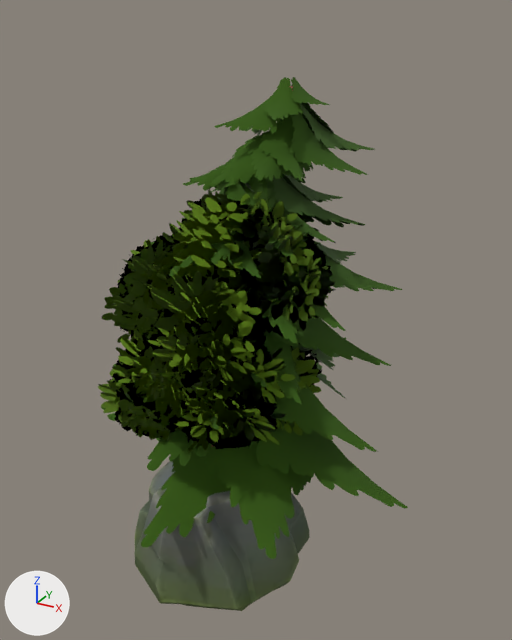
A saved change to the glTF model public/models/nature.glb.
The view is the same before and after, from a camera (50 mm lens) standing at (5.57, -9.08, 9.39) and looking at (0.28, 0.55, 4.58). Every picture has the same lights, and +X, +Y and +Z are marked at lower left. The older version comes first. Where no turn or scale is listed for an object, it has been applied to the vertices.

The scene before the commit, as lines of its bpy script (objects in view):
```python
me_cube_005_retopology_001 = bpy.data.meshes.new('Cube.005_Retopology.001')
me_cube_005_retopology_001.from_pydata(...)  # 173 vertices, 342 faces; spans x -1.61..1.61, y -1.49..1.49, z -1.13..1.13
me_cube_005_retopology_001.materials.append(mat_rocks)  # picture img_rocks_diffuse
me_tree_023 = bpy.data.meshes.new('tree.023')
me_tree_023.from_pydata(...)  # 6132 vertices, 6265 faces; spans x -2.16..2.16, y -2.29..2.29, z -3.63..3.63
# faces by material slot: [4345, 1920]
me_tree_023.materials.append(mat_bark_normaltree)
me_tree_023.materials.append(mat_leaves_normaltree)
me_tree_030 = bpy.data.meshes.new('tree.030')
me_tree_030.from_pydata(...)  # 2769 vertices, 4964 faces; spans x -1.81..1.81, y -2.0..2.0, z -3.7..3.7
# faces by material slot: [4502, 462]
me_tree_030.materials.append(mat_bark_normaltree)
me_tree_030.materials.append(mat_leaves_pine)
ob_commontree_1_001 = bpy.data.objects.new('CommonTree_1.001', me_tree_023)
ob_commontree_1_001.location = (-0.04, -0.06, 3.39)
ob_pine_3_001 = bpy.data.objects.new('Pine_3.001', me_tree_030)
ob_pine_3_001.location = (-0.31, 0.29, 3.46)
ob_rock_medium_1_001 = bpy.data.objects.new('Rock_Medium_1.001', me_cube_005_retopology_001)
ob_rock_medium_1_001.location = (-0.11, -0.34, 0.86)
# also in view: 'Rock_Medium_2.001' at (-0.19, -0.08, 0.9); 'Pine_5.001' at (0.22, 0.67, 4.13)
```
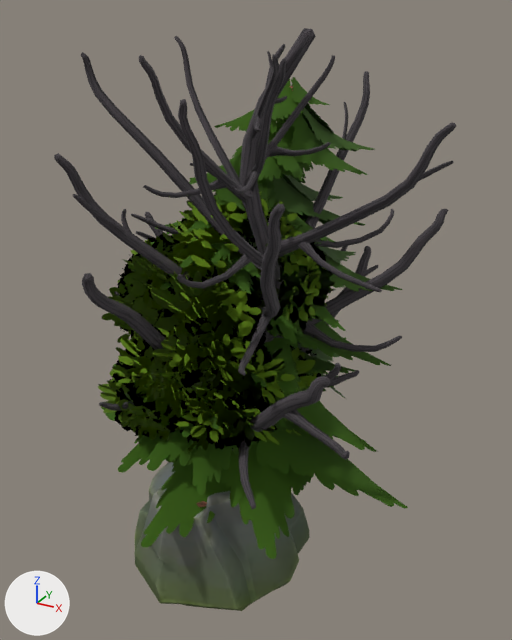
What differs and where, as boxes (x1, y1, x2, y2) in the pictures (512 x 640 px):
'DeadTree_1.001', added
    after: (54, 28, 456, 509)
'Pine_1.001', added (mostly hidden)
    after: (105, 188, 367, 507)
    faces in mat_leaves_pine: (105, 188, 367, 495)

The edits, one by one:
Picture 'Bark_DeadTree' (img_bark_deadtree) is new.
Material 'Bark_DeadTree' (mat_bark_deadtree) is new.
Uses the picture img_bark_deadtree.
Mesh me_tree_028 is new.
It has 2350 vertices, 3947 faces and spans x -2.47..2.47, y -2.27..2.27, z -3.66..3.66.
Faces by material slot: [3177, 770].
It uses material mat_bark_normaltree.
It uses material mat_leaves_pine.
Mesh me_tree is new.
It has 3280 vertices, 6169 faces and spans x -3.07..3.07, y -2.87..2.87, z -4.75..4.75.
It uses material mat_bark_deadtree.
Object 'Pine_1.001' (ob_pine_1_001) is new; it shows me_tree_028.
Its location is (0.02, 0.21, 3.42).
Object 'DeadTree_1.001' (ob_deadtree_1_001) is new; it shows me_tree.
Its location is (0.48, 0.03, 4.41).
